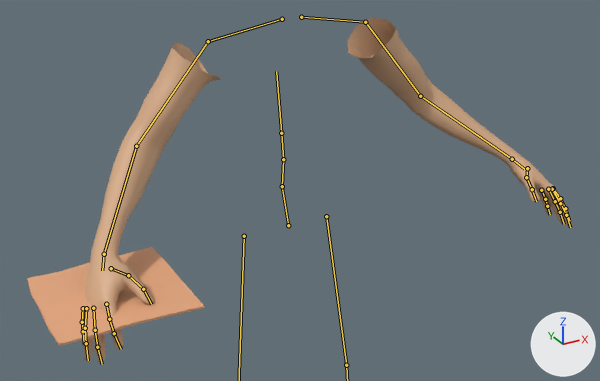
An edit to the Blender file DungeonGame/res/item/artifact/map/map_moveset.blend, drawn before and after from the same camera.
One viewpoint serves both versions: a camera (50 mm lens) standing at (-0.823, -1.558, 1.797) and looking at (-0.104, -0.25, 1.144). Every picture has the same lights, and +X, +Y and +Z are marked at lower right. The bones that bend it are drawn over the model as lines.

In view in the first picture: 'Human.001', 'Plane'.
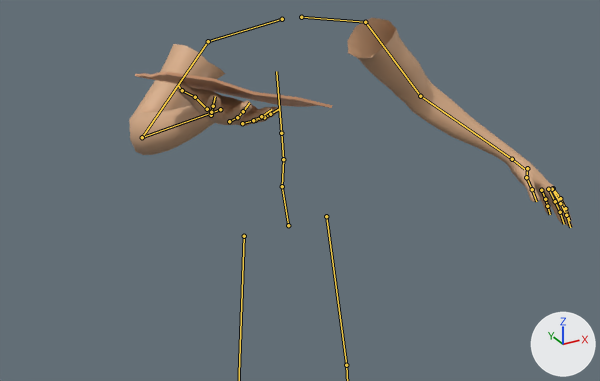
The newer file adds an action. The first version stands in its rest pose; the second is drawn at frame 15 of the action 'draw'.

What the commit changed:
Bone 'thumb_01_r' (bone_thumb_01_r) turns from (0, 0, 0) to (-5, -8, 13) degrees about its own x, y and z.
Bone 'weapon_r' (bone_weapon_r) moves from (0.0, 0.0, 0.0) to (0.006, 0.006, -0.003).
Bone 'weapon_r' (bone_weapon_r) turns from (0, 0, 0) to (10, -43, -59) degrees about its own x, y and z.
Bone 'hand_ik_r' (bone_hand_ik_r) moves from (0.0, 0.0, 0.0) to (0.332, -0.065, 0.155).
Bone 'hand_ik_r' (bone_hand_ik_r) turns from (0, 0, 0) to (12, 122, -27) degrees about its own x, y and z.

Where the change shows, as pixel boxes [x1, y1, x2, y2] in the pictures (600 x 381 px):
'Human.001', posed (10% narrower, 39% shorter)
    before: [82, 18, 573, 363]
    after: [129, 18, 573, 227]
'Plane', posed (11% wider, 63% shorter)
    before: [27, 247, 204, 346]
    after: [135, 72, 332, 108]
bone 'thumb_01_r', root to tip
    before: (111, 268) to (128, 275)
    after: (207, 109) to (195, 97)
